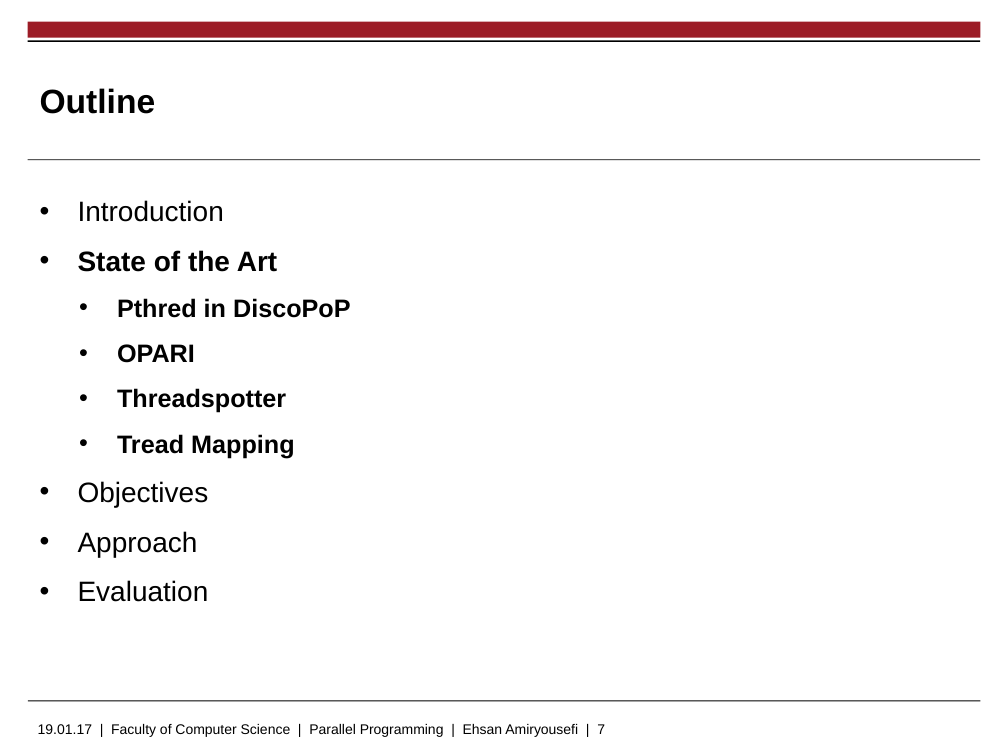
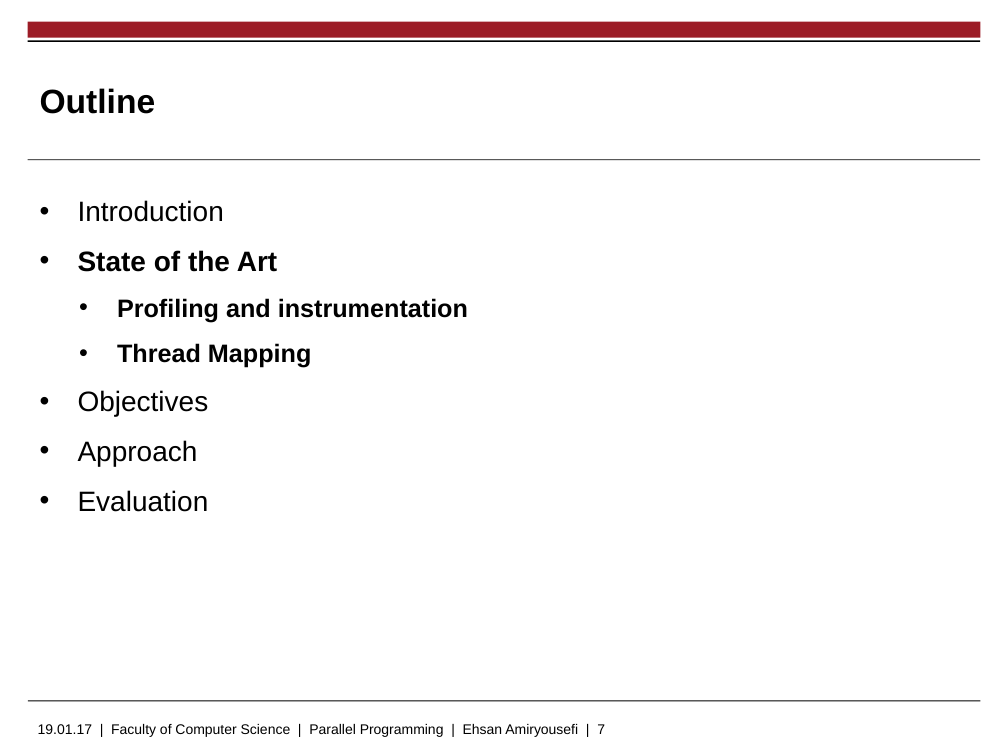
Before and after one commit to EhsanAmiryousefi/MasterThesis, a slide deck: slide 7 of Presentations/Proposal.pptx. Drawn at 1008x756 pixels with LibreOffice and Linux fonts; fonts in the diff are those of the drawing; background and template pictures are left out. Boxes give left, top, right and bottom in pixels: in the first picture for what was removed or moved away, otherwise in the second. Text is boxed around its words. In the diff, an @@ line names an element or a change of style, - is before the commit and + after.

```diff
--- a/Presentations/Proposal.pptx
+++ b/Presentations/Proposal.pptx
@@ text at box(117, 298, 468, 368): text changed @@
-    • Pthred in DiscoPoP
-    • OPARI
-    • Threadspotter
-    • Tread Mapping
+    • Profiling and instrumentation
+    • Thread Mapping
```
Also in this commit, not shown: 9 other slides changed, 1 slide removed.
